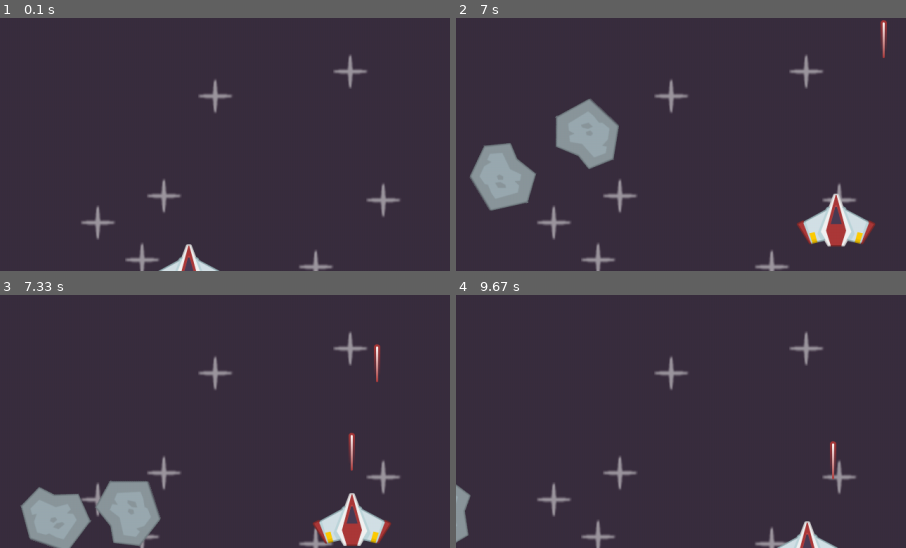
Above: before the commit, frames 1-4 (two rows, left to right).
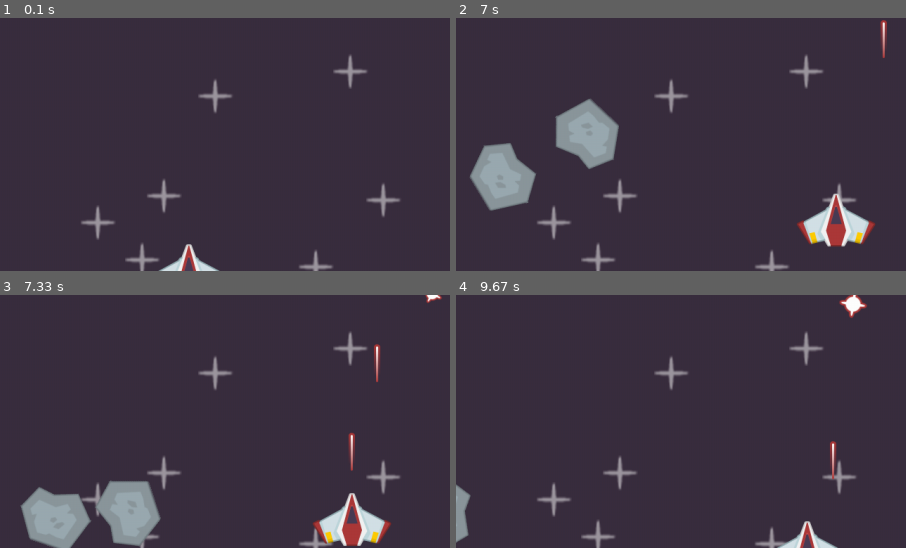
Above: after the commit, the same moments.

Repository: zehra-ozkan/pygame
Game: pygame game, started from spaceshift/main.py
Same seed, same stepped clock (60 frames per second), same inputs: the game is played once before the commit and once after it.
Inputs:
- Up to frame 1 (0.1 s): no input
- Up to frame 2 (7 s): tap Space at 0.33, 0.73, 1.03, 1.23, 1.57, 1.87, 2.07, 2.37, 2.63, 3.4, 3.8, 4.1, 4.47, 4.87, 5.17, 5.37, 5.67, 5.87, 6.2, 6.5, 6.7 s; hold Right 0.67-1.13 s; hold Up 1.17-1.47 s; hold Right 1.5-1.97 s; hold Left 2-2.53 s; hold Down 2.57-2.87 s; hold Up 3.33-3.7 s; hold Right 3.73-4.37 s; hold Down 4.4-4.77 s; hold Left 4.8-5.27 s; hold Right 5.3-5.77 s; hold Up 5.8-6.1 s; hold Right 6.13-6.6 s; hold Left from 6.63 s (still down)
- Up to frame 3 (7.33 s): tap Space at 7, 7.27 s; release Left at 7.17 s; hold Down from 7.2 s (still down)
- Up to frame 4 (9.67 s): release Down at 7.5 s; hold Left 7.53-7.93 s; tap Space at 7.6, 7.9, 8.03, 8.43, 8.73, 9.1, 9.5 s; hold Up 7.97-8.33 s; hold Right 8.37-9 s; hold Down 9.03-9.4 s; hold Left from 9.43 s (still down)
The pictures show only the part of the screen within x 29-79%, y 0-50%; the shares and areas given below are measured in that part.

Frames 1-2 are identical in both runs. In frame 3, less than 0.1% of the frame differs, in the area x 94-99%, y 0-4%; in frame 4, 0.3%, in the area x 85-92%, y 0-10%.

Commit message:
explosion exercise

Diff:
--- a/spaceshift/main.py
+++ b/spaceshift/main.py
@@ -88,6 +88,33 @@
         if not self.live:
             self.kill()
 
+class Explosion(pygame.sprite.Sprite):
+    def __init__(self,surfaces :list, pos, groups):
+        super().__init__(groups)
+        self.surfaces = surfaces
+        self.image = surfaces[0] #initial image for the animation
+
+        self.rect = self.image.get_frect(center=pos)
+        self.animation_speed = 20 #this is in milliseconds
+        self.last_image_birth = 0
+        self.current_image = 0
+        print("initialised the explostion")
+    def update(self, dt):
+        if pygame.time.get_ticks() - self.last_image_birth >= self.animation_speed:
+            self.current_image = self.current_image + 1
+            self.last_image_birth = pygame.time.get_ticks()
+
+            print("displaying ", self.current_image)
+
+        if self.current_image >= len(self.surfaces):
+            self.kill()
+            print("killing")
+            return
+
+        self.image = self.surfaces[self.current_image]
+
+
+
 def display_score():
     current_time = int(pygame.time.get_ticks() / 1000) + 1
     text_surf = font.render(str(current_time)  , True, (201 , 170, 250))
@@ -122,25 +149,34 @@
 meteor_surface = pygame.image.load(join('spaceshift', 'images', 'meteor.png')).convert_alpha()
 laser_surface = pygame.image.load(join('spaceshift', 'images', 'laser.png')).convert_alpha()
 font = pygame.font.Font(join('spaceshift', 'images', 'font.ttf'), 30)
+explosion_surfaces = []
+for i in range(21):
+    explosion_surfaces.append(pygame.image.load(join('spaceshift', 'images','explosion', str(i) + '.png')).convert_alpha())
 
 #custom event -> meteor event
 meteor_event = pygame.event.custom_type()
 pygame.time.set_timer(meteor_event, 500) #it will be triggered every 500 miliseconds, twice in a second
 
 while not exit:
-    delta_time = clock.tick(60) / 1000 #delta time measrures hte time took by the computer to render in between the last 2 frames, how much time has changed since the last 2 frames, different in everty computer
+    delta_time = clock.tick() / 1000 #delta time measrures hte time took by the computer to render in between the last 2 frames, how much time has changed since the last 2 frames, different in everty computer
     for event in pygame.event.get(): #this gets all the events in the pygame
         if event.type == pygame.QUIT:
             exit = True
         if event.type == meteor_event:
             Meteor(meteor_surface , (all_sprites, meteor_sprites))
-            pass
 
     #update
     all_sprites.update(delta_time)
-    collided_sprites = pygame.sprite.groupcollide(laser_sprites, meteor_sprites, True, True)
+    laser = pygame.sprite.groupcollide(meteor_sprites,laser_sprites, True, True)
+
+    for collided_stride in laser:
+        pos = collided_stride.rect.move(0 , -10).midbottom
+        Explosion(explosion_surfaces, pos, all_sprites)
+
     if pygame.sprite.spritecollide(player, meteor_sprites, True, pygame.sprite.collide_mask):
         exit = True
+
+
 
     display_surface.fill('#3a2e3f')#if you remove htis line it does not claer
     all_sprites.draw(display_surface)
Binary file added: spaceshift/images/explosion/0.png
Binary file added: spaceshift/images/explosion/1.png
Binary file added: spaceshift/images/explosion/10.png
Binary file added: spaceshift/images/explosion/11.png
Binary file added: spaceshift/images/explosion/12.png
Binary file added: spaceshift/images/explosion/13.png
Binary file added: spaceshift/images/explosion/14.png
Binary file added: spaceshift/images/explosion/15.png
Binary file added: spaceshift/images/explosion/16.png
Binary file added: spaceshift/images/explosion/17.png
Binary file added: spaceshift/images/explosion/18.png
Binary file added: spaceshift/images/explosion/19.png
(and 9 more such lines)
